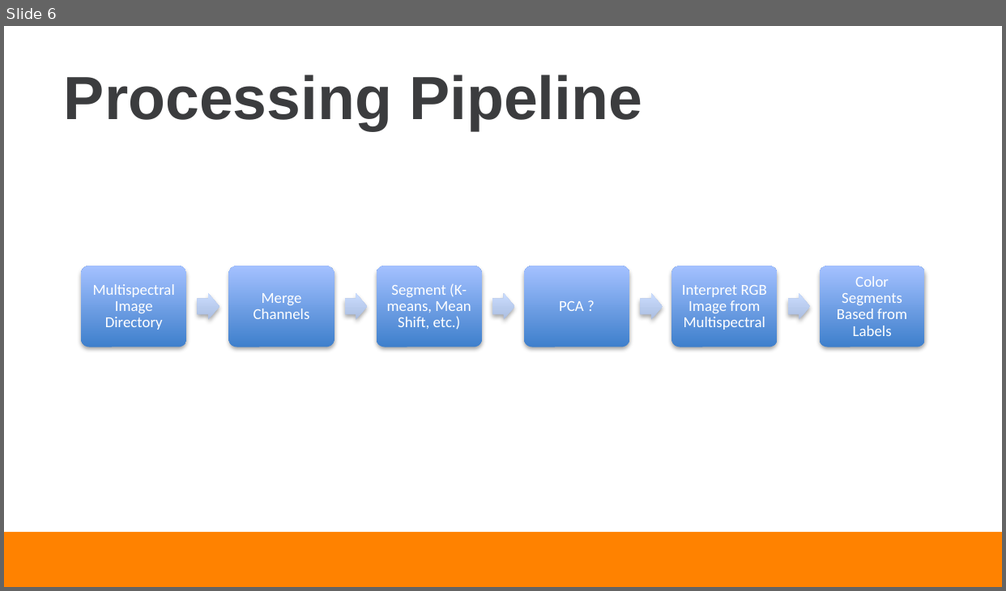
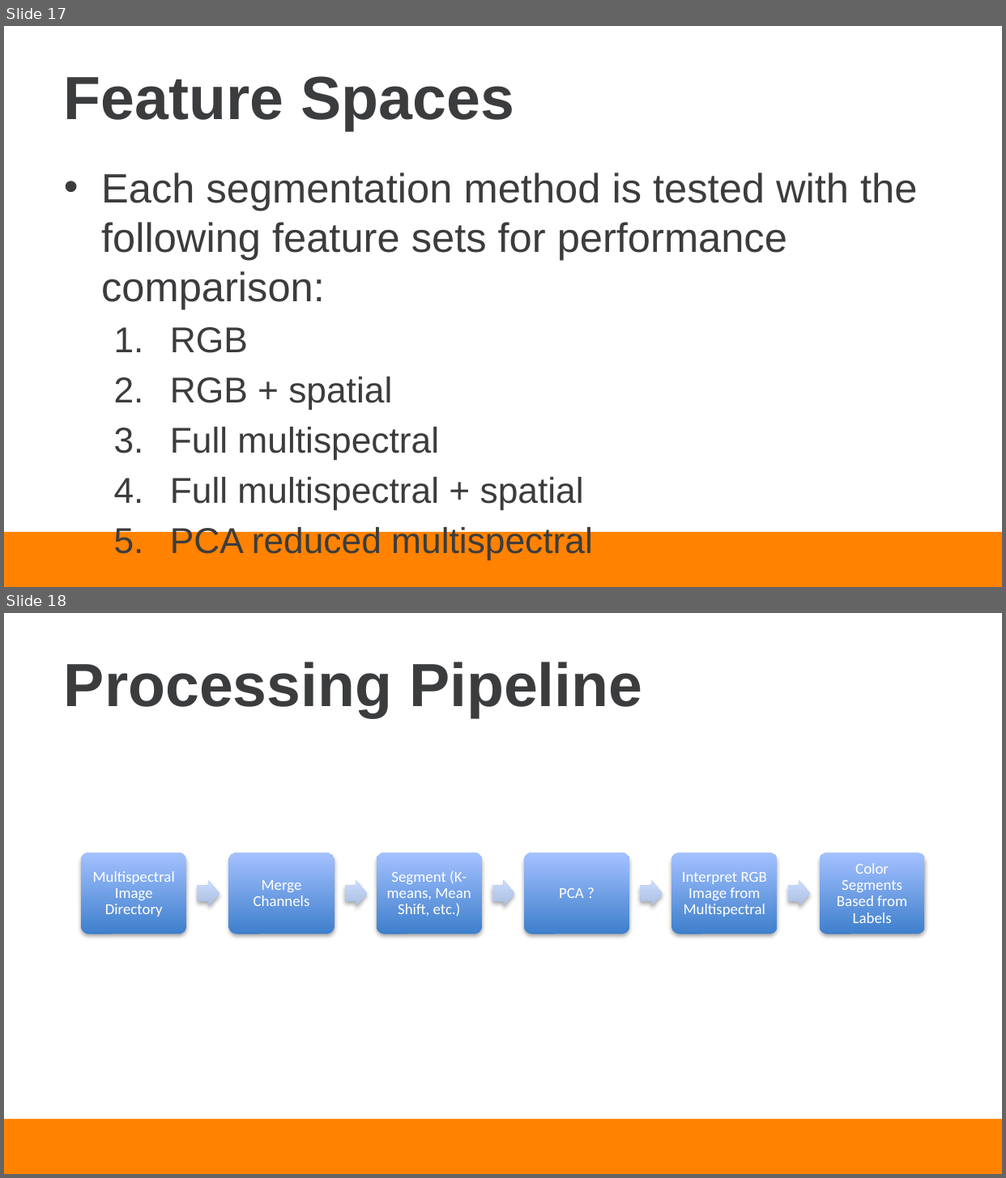
Before and after one commit to dcc3/ECE491_Final_Project, a slide deck: Documentation/Cornett_Leach_Presentation.pptx. Shown one above the other, each under a label of ours: slide 6 before the commit, slides 17 and 18 after it. The pictures are 1006x591 and 1006x1178 pixels, drawn with LibreOffice and Linux fonts; fonts in the diff are those of the drawing; background and template pictures are left out. Boxes give left, top, right and bottom in pixels: in the first picture for what was removed or moved away, otherwise in the second. Text is boxed around its words. In the diff, an @@ line names an element or a change of style, - is before the commit and + after.

```diff
--- a/Documentation/Cornett_Leach_Presentation.pptx
+++ b/Documentation/Cornett_Leach_Presentation.pptx
@@ slide 17 added at bbox=[4, 26, 1002, 587], background #FFFFFF; not listed: 1 template element that a slide beside it also shows @@
@@ title added at bbox=[64, 76, 515, 130], 44 pt, text #3B3C3E, bold @@
+Feature Spaces
@@ text added at bbox=[101, 173, 917, 561], 29.6 pt, text #3B3C3E @@
+• Each segmentation method is tested with the following feature sets for performance comparison:
+  1. RGB
+  2. RGB + spatial
+  3. Full multispectral
+  4. Full multispectral + spatial
+  5. PCA reduced multispectral
@@ what was slide 6 is now slide 18 @@
```
Also in this commit, not shown: 2 slides changed, 16 other slides added, 2 slides removed, 22 other files.
